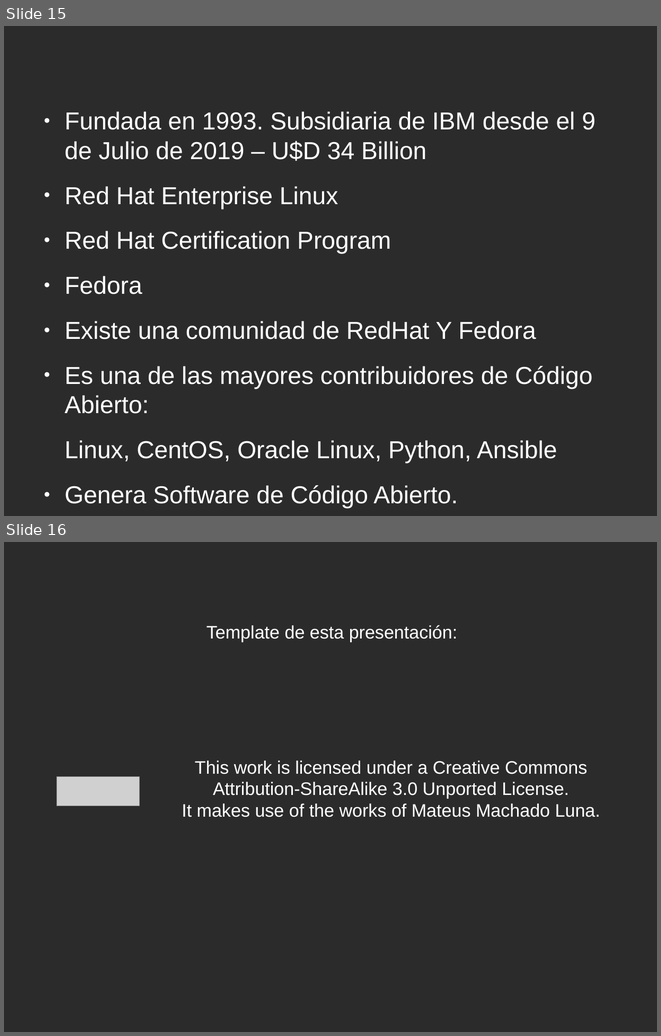
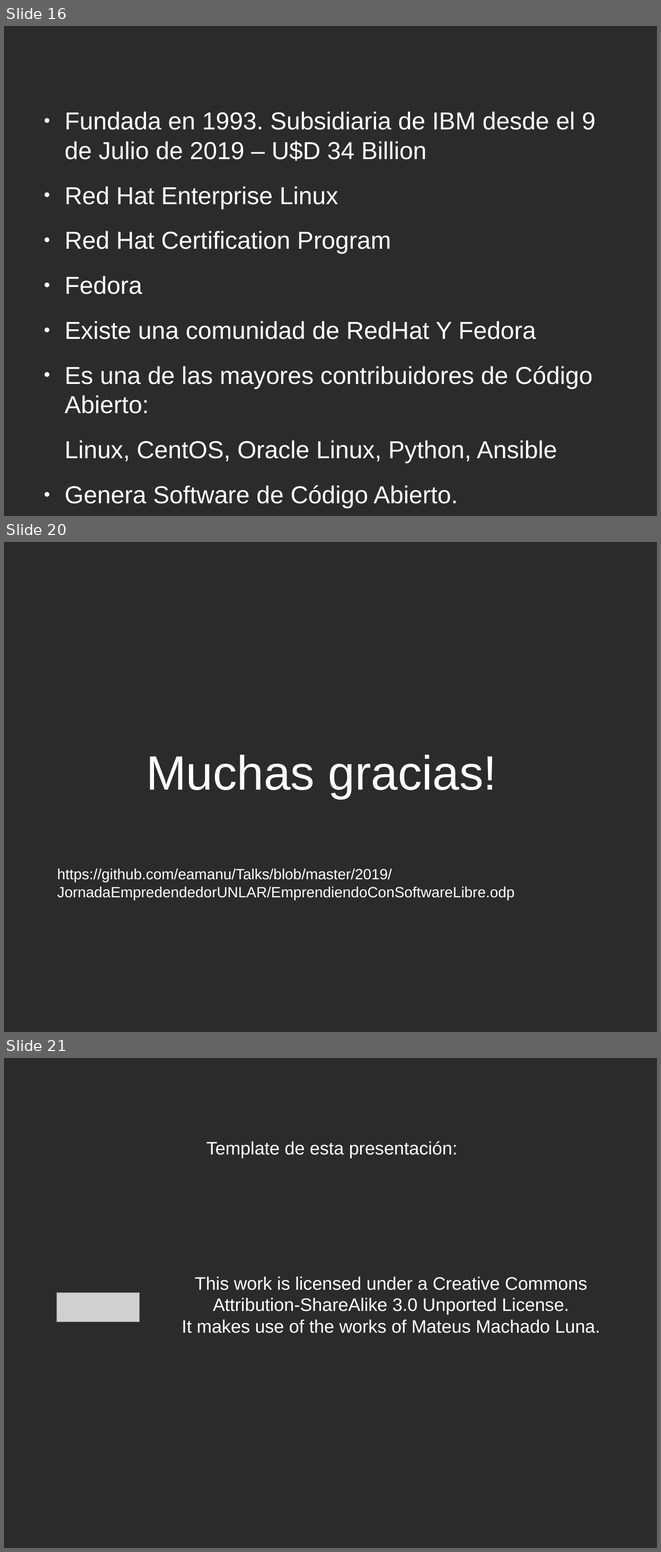
Before and after one commit to eamanu/Talks, a slide deck: 2019/JornadaEmpredendedorUNLAR/EmprendiendoConSoftwareLibre.odp. Shown one above the other, each under a label of ours: slides 15 and 16 before the commit, slides 16, 20 and 21 after it; the slides between them are not shown. The pictures are 661x1036 and 661x1552 pixels, drawn with LibreOffice and Linux fonts; fonts in the diff are those of the drawing; grey boxes stand for pictures; background and template pictures are left out; a plain dark background stands for a picture behind light text. Boxes give left, top, right and bottom in pixels: in the first picture for what was removed or moved away, otherwise in the second. Text is boxed around its words. In the diff, an @@ line names an element or a change of style, - is before the commit and + after.

```diff
--- a/2019/JornadaEmpredendedorUNLAR/EmprendiendoConSoftwareLibre.odp
+++ b/2019/JornadaEmpredendedorUNLAR/EmprendiendoConSoftwareLibre.odp
@@ slide 20 added at box(4, 542, 657, 1032), background picture (left out) @@
@@ title added at box(146, 755, 497, 799), 58.6 pt, text #FFFFFF @@
+Muchas gracias!
@@ text added at box(57, 868, 514, 900), 18 pt, text #FFFFFF @@
+https://github.com/eamanu/Talks/blob/master/2019/JornadaEmpredendedorUNLAR/EmprendiendoConSoftwareLibre.odp
@@ what was slide 15 is now slide 16 @@
@@ what was slide 16 is now slide 21 @@
```
Also in this commit, not shown: 4 other slides added.
